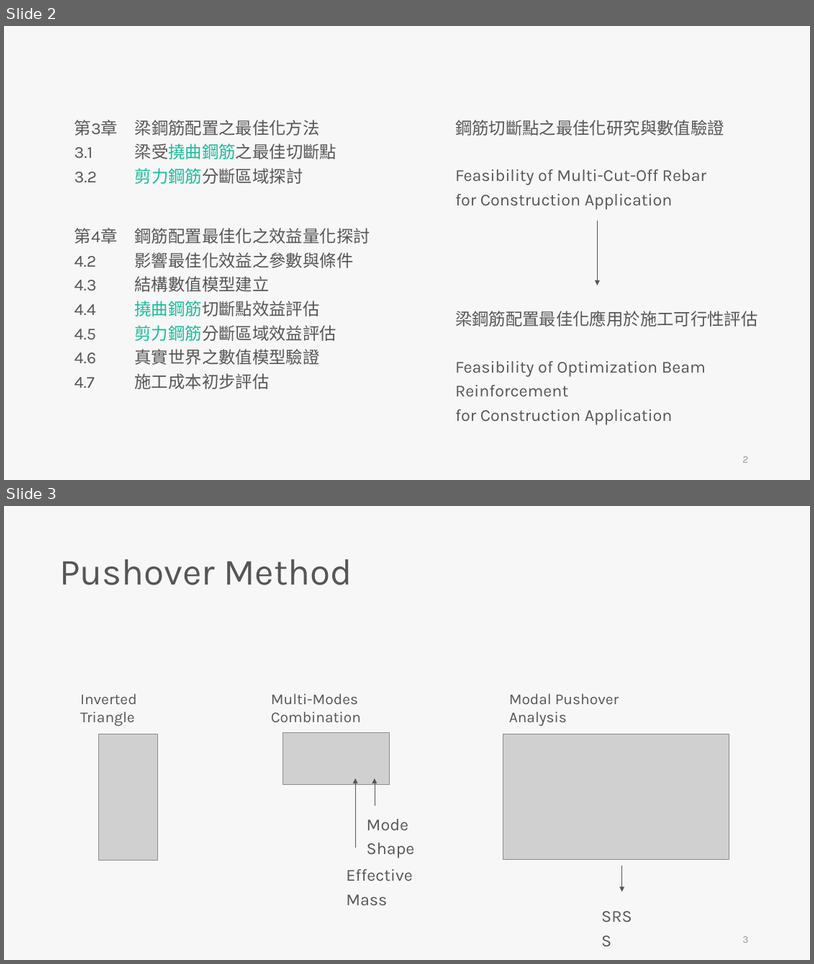
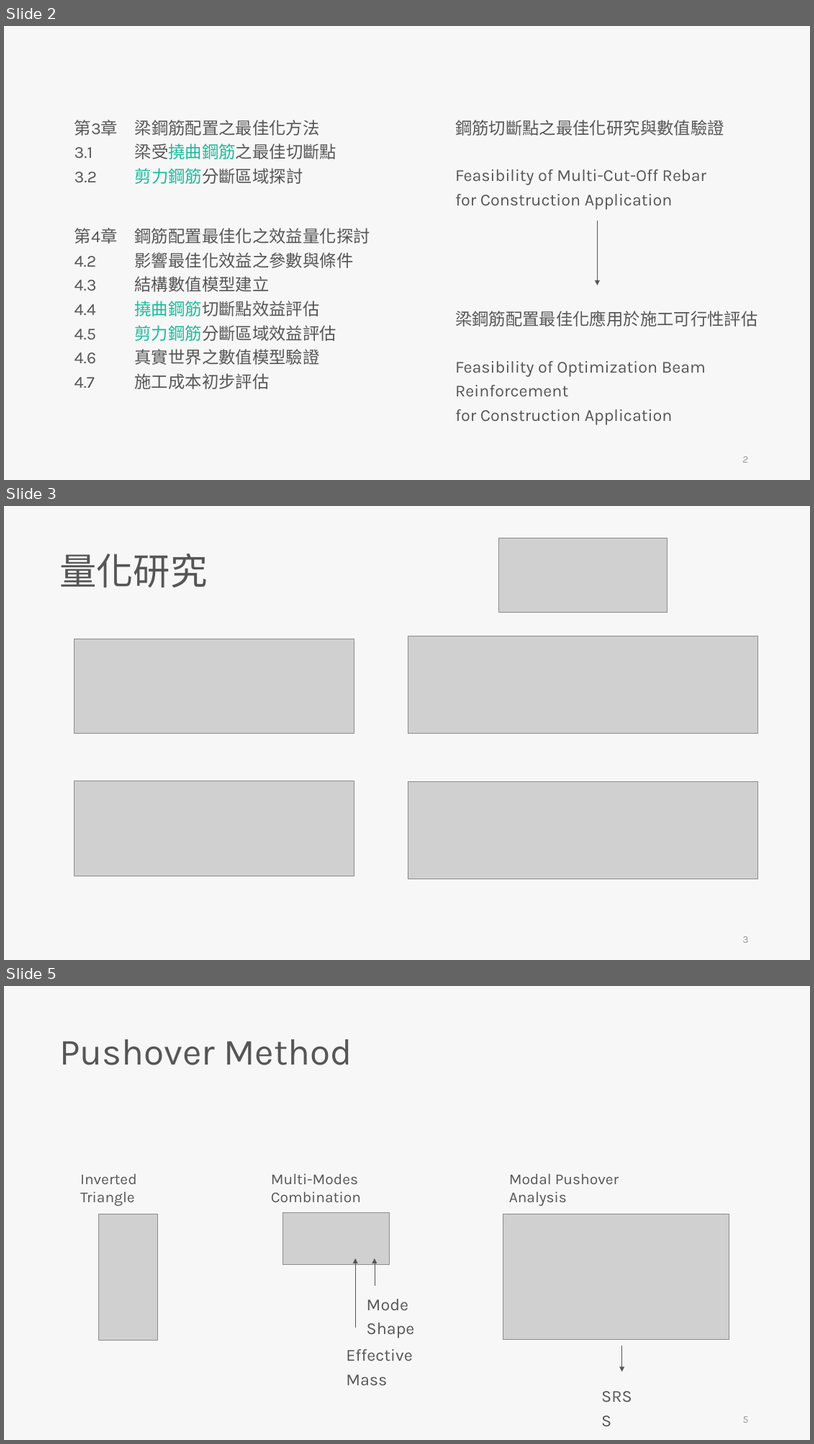
Before and after one commit to skyran1278/thesis, a slide deck: Meeting/20190531 Meeting/20190531 Meeting.pptx. Shown one above the other, each under a label of ours: slides 2 and 3 before the commit, slides 2, 3 and 5 after it; the slides between them are not shown. The pictures are 814x964 and 814x1444 pixels, drawn with LibreOffice and Linux fonts; fonts in the diff are those of the drawing; grey boxes stand for pictures. Boxes give left, top, right and bottom in pixels: in the first picture for what was removed or moved away, otherwise in the second. Text is boxed around its words. In the diff, an @@ line names an element or a change of style, - is before the commit and + after.

```diff
--- a/Meeting/20190531 Meeting/20190531 Meeting.pptx
+++ b/Meeting/20190531 Meeting/20190531 Meeting.pptx
@@ slide 3 added at <box>4,506,810,960</box>, background #F7F7F7 @@
@@ picture added at <box>499,538,668,612</box> @@
@@ text added at <box>59,554,207,587</box>, 44 pt, text #565656 @@
+量化研究
@@ picture added at <box>74,638,354,733</box> @@
@@ picture added at <box>408,636,759,734</box> @@
@@ picture added at <box>74,780,354,875</box> @@
@@ picture added at <box>408,781,759,879</box> @@
@@ page number added at <box>743,936,748,942</box>, 12 pt, text #9A9A9A @@
+3
@@ what was slide 3 is now slide 5 @@
```
Also in this commit, not shown: 2 other slides added, 1 slide removed, 1 other file.
